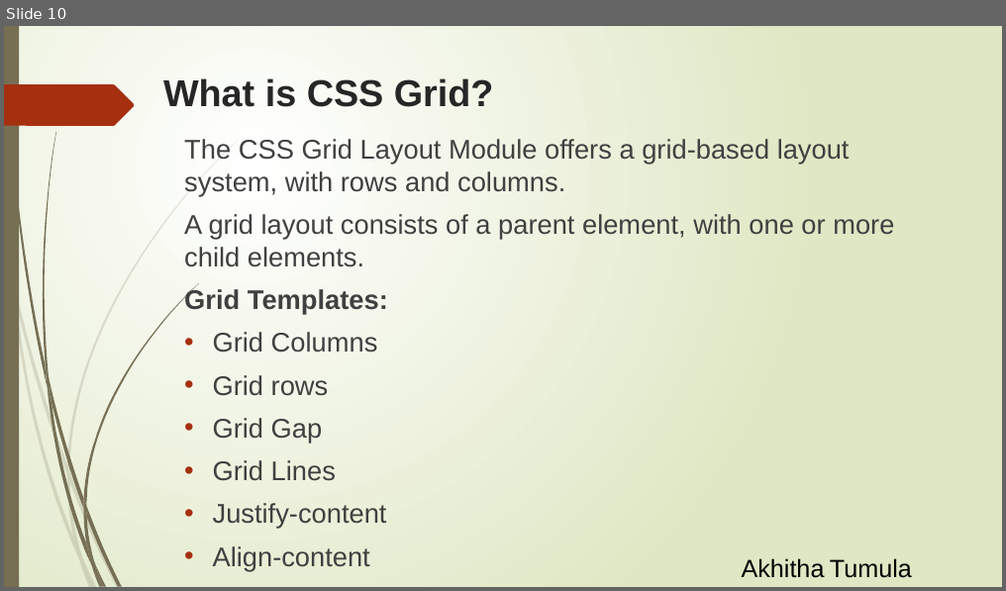
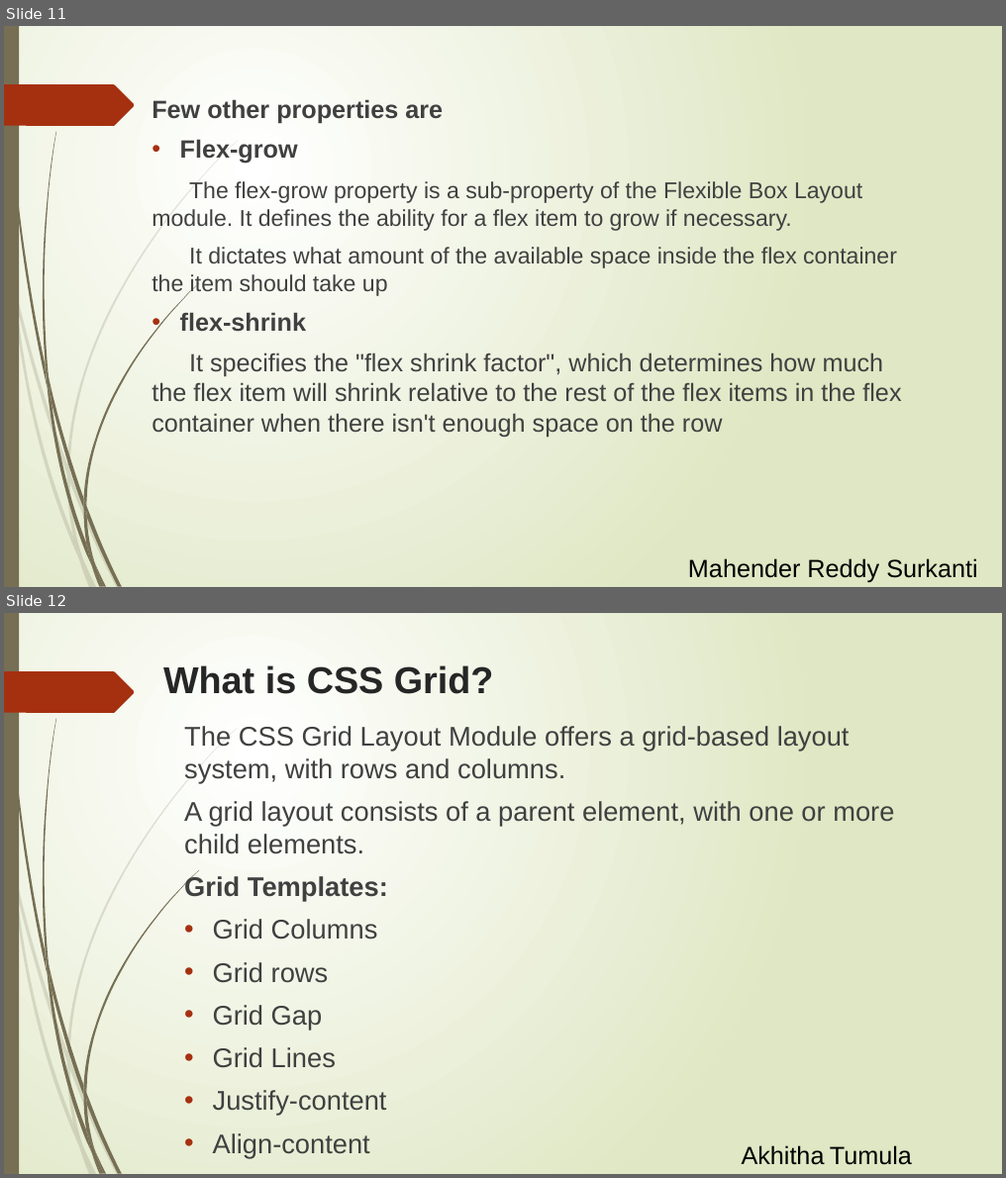
Before and after one commit to Rithima-Reddy/CSS-FLEXBOX, a slide deck: docs/Flexbox_Grid.pptx. Shown one above the other, each under a label of ours: slide 10 before the commit, slides 11 and 12 after it. The pictures are 1006x591 and 1006x1178 pixels, drawn with LibreOffice and Linux fonts; fonts in the diff are those of the drawing. Boxes give left, top, right and bottom in pixels: in the first picture for what was removed or moved away, otherwise in the second. Text is boxed around its words. In the diff, an @@ line names an element or a change of style, - is before the commit and + after.

```diff
--- a/docs/Flexbox_Grid.pptx
+++ b/docs/Flexbox_Grid.pptx
@@ slide 11 added at <box>4,26,1002,587</box>, background gradient #FFFFFF to #DFE8C4; not listed: 24 template elements that a slide beside it also shows @@
@@ text added at <box>152,99,901,437</box>, 24 pt, text #404040 @@
+Few other properties are
+• Flex-grow
+The flex-grow property is a sub-property of the Flexible Box Layout module. It defines the ability for a flex item to grow if necessary.
+It dictates what amount of the available space inside the flex container the item should take up
+• flex-shrink
+It specifies the "flex shrink factor", which determines how much the flex item will shrink relative to the rest of the flex items in the flex container when there isn't enough space on the row
@@ text added at <box>688,559,977,583</box>, 24 pt, text #000000 @@
+Mahender Reddy Surkanti
@@ what was slide 10 is now slide 12 @@
```
Also in this commit, not shown: 6 slides changed, 1 other slide added.
